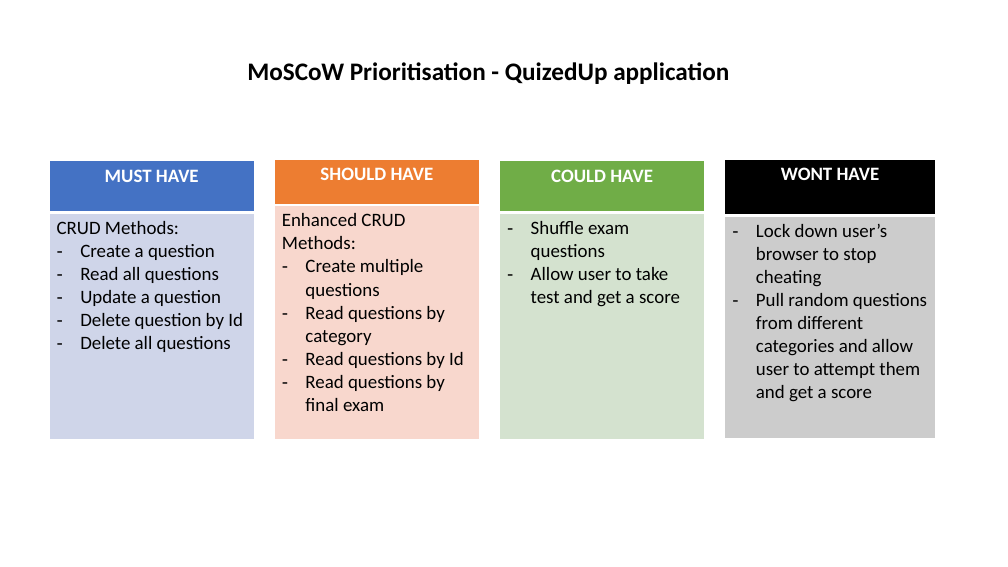
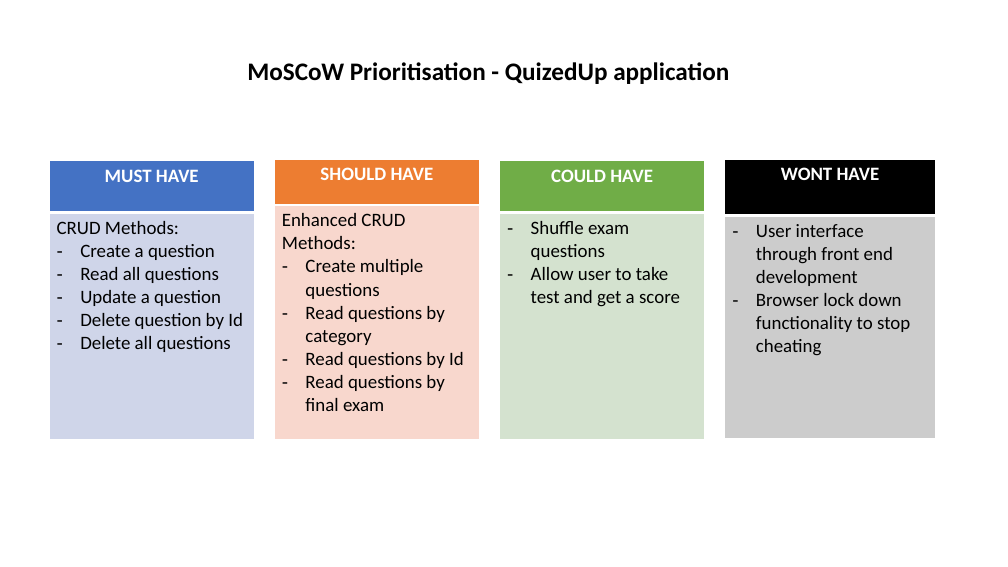
Before and after one commit to ira-hermosa/QuizedUp2, a slide deck: slide 1 of MoSCoW_Prioritisation.pptx. Drawn at 1008x567 pixels with LibreOffice and Linux fonts; fonts in the diff are those of the drawing. Boxes give left, top, right and bottom in pixels: in the first picture for what was removed or moved away, otherwise in the second. Text is boxed around its words. In the diff, an @@ line names an element or a change of style, - is before the commit and + after.

Commit message:
Updated moscow prioritisation

```diff
--- a/MoSCoW_Prioritisation.pptx
+++ b/MoSCoW_Prioritisation.pptx
@@ table at [725,160,936,439] @@
-row 2, column 1: Lock down user’s browser to stop cheating / Pull random questions from different categories and allow user to attempt them and get a score
+row 2, column 1: User interface through front end development / Browser lock down functionality to stop cheating
```
